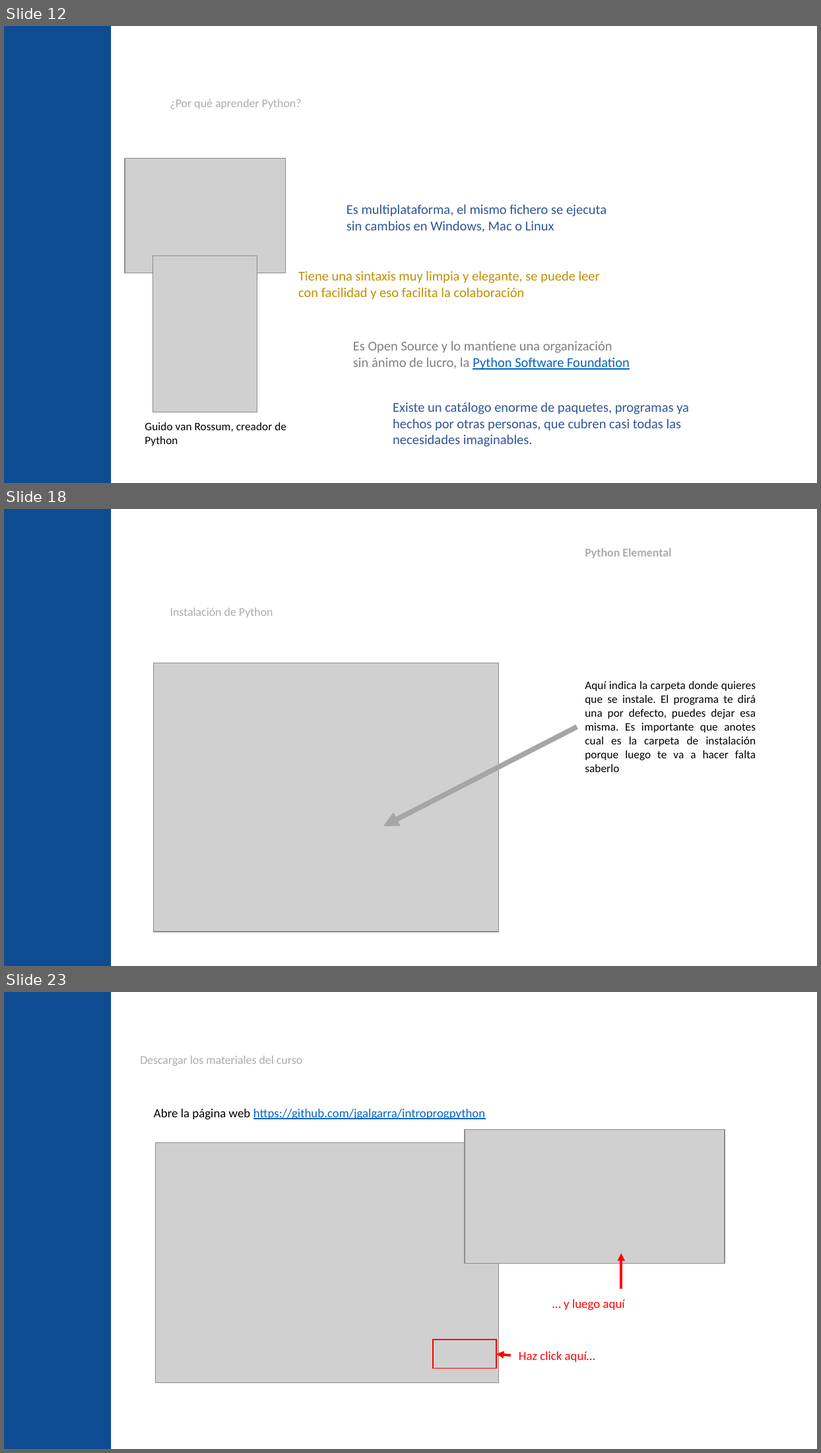
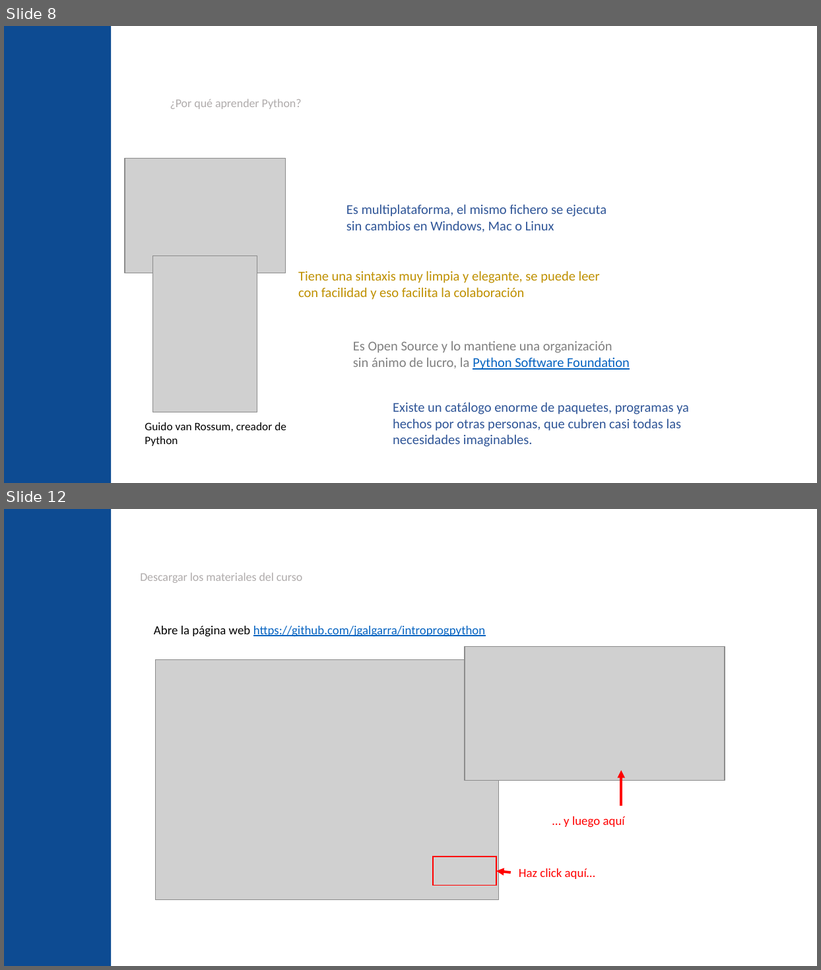
Before and after one commit to jgalgarra/introprogpython, a slide deck: slides/python_elemental_slides.pptx. Shown one above the other, each under a label of ours: slides 12, 18 and 23 before the commit, slides 8 and 12 after it; the slides between them are not shown. The pictures are 821x1453 and 821x970 pixels, drawn with LibreOffice and Linux fonts; fonts in the diff are those of the drawing; grey boxes stand for pictures; background and template pictures are left out. Boxes give left, top, right and bottom in pixels: in the first picture for what was removed or moved away, otherwise in the second. Text is boxed around its words. In the diff, an @@ line names an element or a change of style, - is before the commit and + after.

Commit message:
Cambios para hacer el curso con Thonny en lugar de Anaconda

```diff
--- a/slides/python_elemental_slides.pptx
+++ b/slides/python_elemental_slides.pptx
@@ slide 18 removed at (4,509,817,966), background #FFFFFF; not listed: 1 template element that a slide beside it also shows @@
@@ text removed at (585,548,671,559) @@
-Python Elemental
@@ title removed at (170,608,273,618) @@
-Instalación de Python
@@ picture removed at (154,663,498,932) @@
@@ text removed at (585,681,756,772) @@
-Aquí indica la carpeta donde quieres que se instale. El programa te dirá una por defecto, puedes dejar esa misma. Es importante que anotes cual es la carpeta de instalación porque luego te va a hacer falta saberlo
@@ arrow removed from (578, 727) to (384, 826) @@
@@ what was slide 12 is now slide 8 @@
@@ what was slide 23 is now slide 12 @@
```
Also in this commit, not shown: 18 slides changed, 4 slides added, 11 other slides removed, 1 other file.
